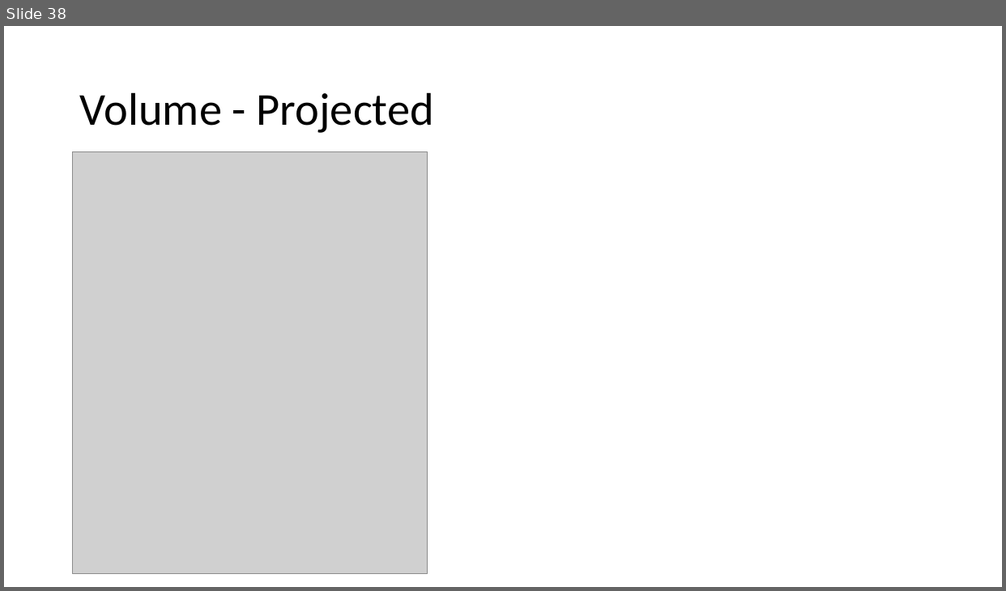
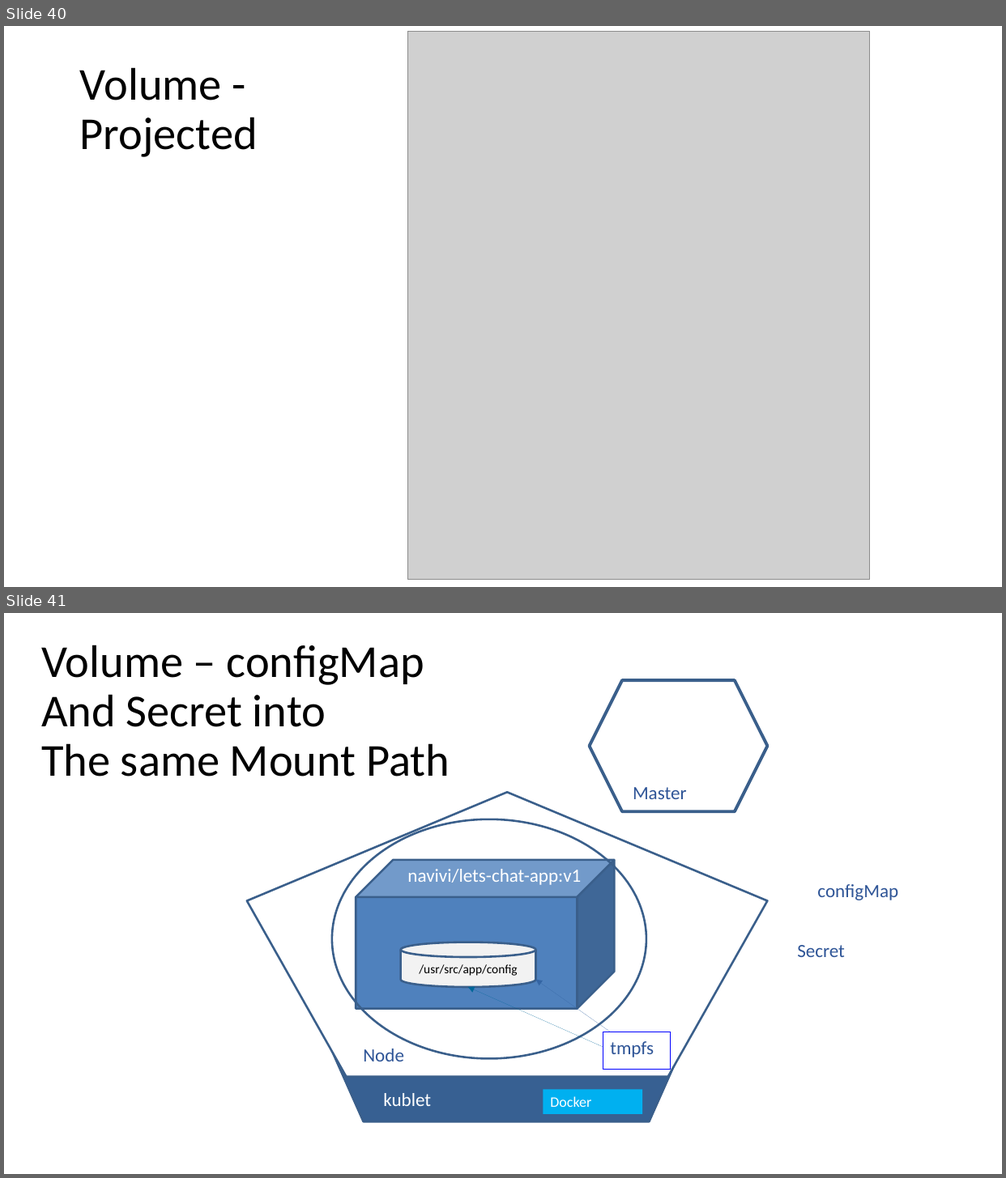
Before and after one commit to navivi/k8s-training, a slide deck: day-2/Using Kubernetes Day 2.pptx. Shown one above the other, each under a label of ours: slide 38 before the commit, slides 40 and 41 after it. The pictures are 1006x591 and 1006x1178 pixels, drawn with LibreOffice and Linux fonts; fonts in the diff are those of the drawing; grey boxes stand for pictures. Boxes give left, top, right and bottom in pixels: in the first picture for what was removed or moved away, otherwise in the second. Text is boxed around its words. In the diff, an @@ line names an element or a change of style, - is before the commit and + after.

```diff
--- a/day-2/Using Kubernetes Day 2.pptx
+++ b/day-2/Using Kubernetes Day 2.pptx
@@ slide 41 added at <box>4,613,1002,1174</box>, background #FFFFFF @@
@@ text added at <box>41,645,450,777</box>, 44 pt, text #000000 @@
+Volume – configMap
+And Secret into
+The same Mount Path
@@ hexagon added at <box>590,680,768,811</box>, outline #3A5F8C 3 pt @@
@@ pentagon added at <box>246,792,767,1076</box>, fill #FFFFFF, outline #3A5F8C 2 pt @@
@@ pentagon added at <box>275,800,738,1122</box>, fill #376092, outline #3A5F8C 2 pt @@
@@ text added at <box>633,787,687,799</box>, 18 pt, text #2F5597 @@
+Master
@@ ellipse added at <box>332,820,646,1059</box>, outline #3A5F8C 2 pt @@
@@ cube added at <box>356,860,614,1009</box>, fill #4F81BD, outline #3A5F8C 2 pt @@
@@ text added at <box>407,869,581,885</box>, 18 pt, text #FFFFFF @@
+navivi/lets-chat-app:v1
@@ text added at <box>817,884,898,901</box>, 18 pt, text #2F5597 @@
+configMap
@@ cylinder added at <box>401,943,536,987</box>, fill #F2F2F2, outline #3A5F8C 2 pt, 12 pt, text #000000 @@
+/usr/src/app/config
@@ text added at <box>797,945,845,957</box>, 18 pt, text #2F5597 @@
+Secret
@@ arrow added from (603, 1047) to (468, 987), #006699 0.75 pt @@
@@ arrow added from (611, 1033) to (536, 980), #3465A4 0.75 pt @@
@@ text added at <box>363,1049,404,1062</box>, 18 pt, text #2F5597 @@
+Node
@@ rectangle added at <box>603,1033,671,1070</box>, fill #FFFFFF, outline #0000FF 0.75 pt @@
@@ text added at <box>610,1041,654,1058</box>, 18 pt, text #2F5597 @@
+tmpfs
@@ text added at <box>383,1093,431,1106</box>, 18 pt, text #FFFFFF @@
+kublet
@@ rectangle added at <box>543,1090,642,1114</box>, fill #00B0F0, 14 pt, text #FFFFFF @@
+Docker
@@ what was slide 38 is now slide 40 @@
@@ slide 40 changed as well @@
@@ picture: place and size @@
-picture at <box>73,152,427,574</box>
+picture at <box>408,31,869,580</box>
@@ text at <box>80,67,258,157</box>: text changed @@
-Volume - Projected
+Volume -
+Projected
```
Also in this commit, not shown: 33 other slides changed, 6 other slides added, 1 slide removed.
